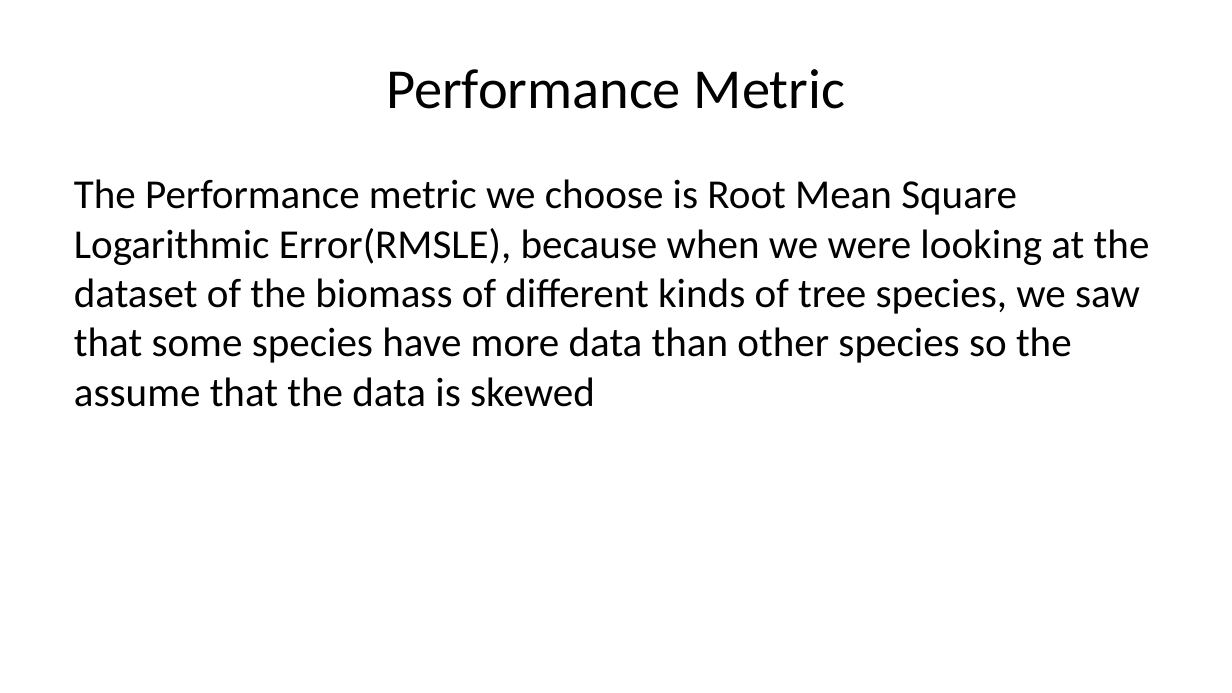
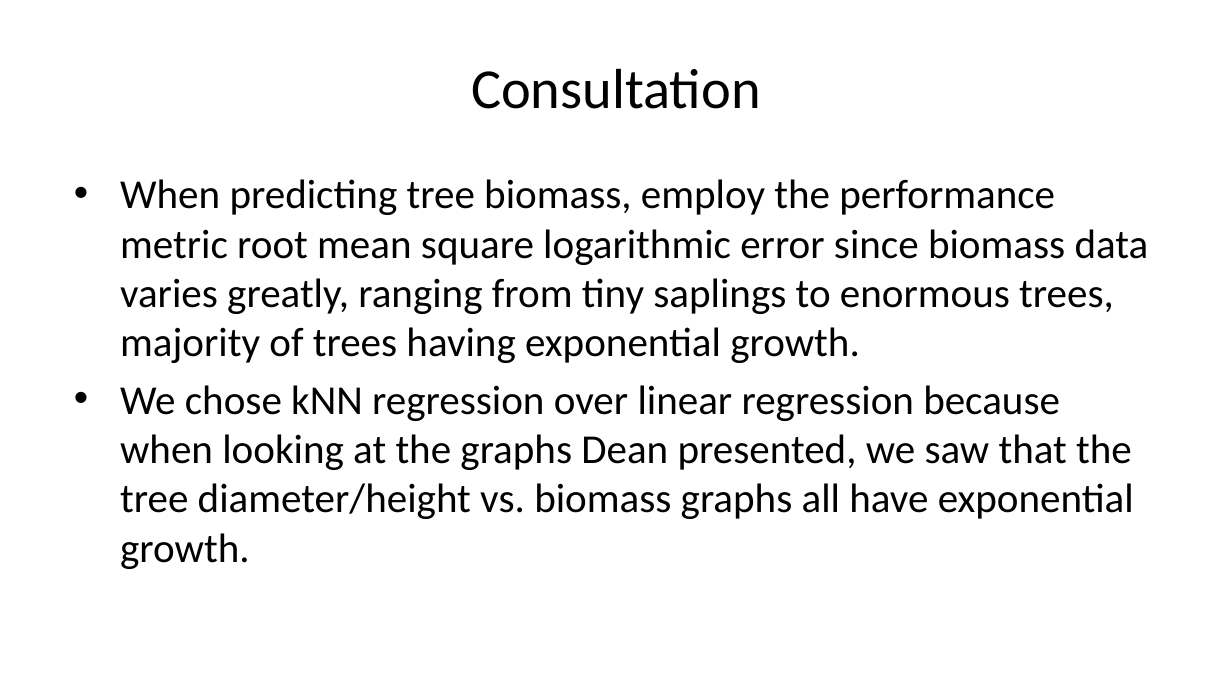
Before and after one commit to deancallahan25/Redwood-Analytics-Portfolio, a slide deck: slide 12 of Project-3/presentation.pptx. Drawn at 1232x693 pixels with LibreOffice and Linux fonts; fonts in the diff are those of the drawing. Boxes give left, top, right and bottom in pixels: in the first picture for what was removed or moved away, otherwise in the second. Text is boxed around its words. In the diff, an @@ line names an element or a change of style, - is before the commit and + after.

Commit message:
more information the meet the 10 min mark part 2 can I have a cat specifly a orange cat and name it toast

```diff
--- a/Project-3/presentation.pptx
+++ b/Project-3/presentation.pptx
@@ title at [471,68,761,109]: text changed @@
-Performance Metric
+Consultation
@@ text at [120,179,1149,569]: text changed @@
-The Performance metric we choose is Root Mean Square Logarithmic Error(RMSLE), because when we were looking at the dataset of the biomass of different kinds of tree species, we saw that some species have more data than other species so the assume that the data is skewed
+• When predicting tree biomass, employ the performance metric root mean square logarithmic error since biomass data varies greatly, ranging from tiny saplings to enormous trees, majority of trees having exponential growth.
+• We chose kNN regression over linear regression because when looking at the graphs Dean presented, we saw that the tree diameter/height vs. biomass graphs all have exponential growth.
```
Also in this commit, not shown: 1 other slide changed, 2 slides added, 19 other files.
